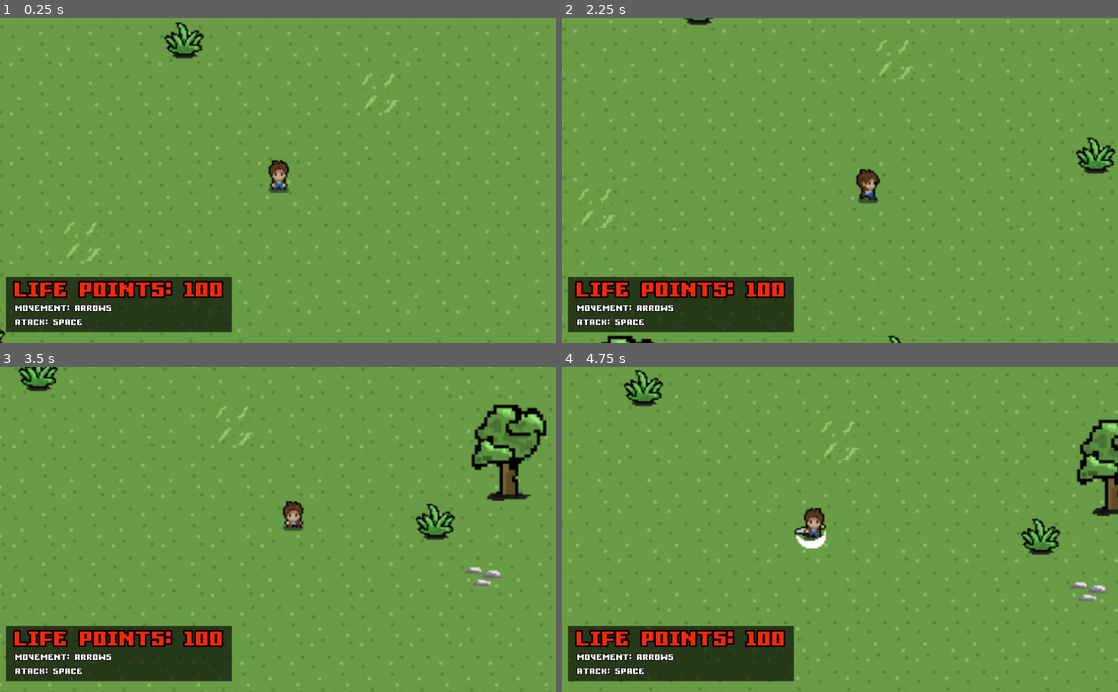
Above: before the commit, frames 1-4 (two rows, left to right).
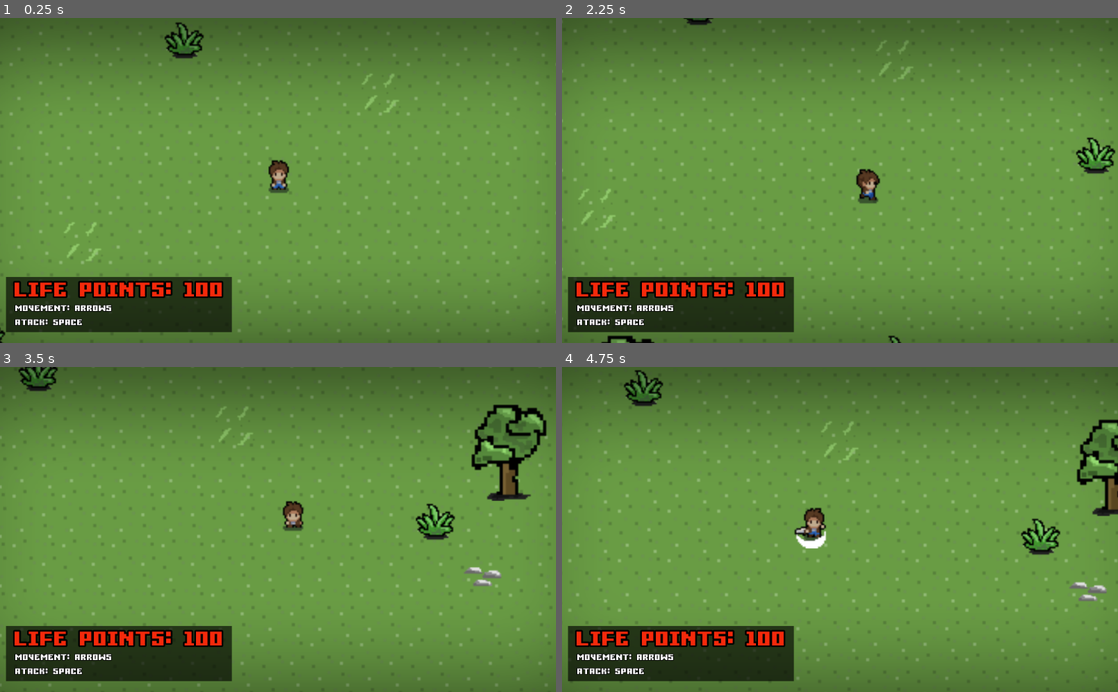
Above: after the commit, the same moments.

Repository: LinickerOstroski/godotProject
Game: Godot game, scene res://Mundo.tscn
Same seed, same stepped clock (60 frames per second), same inputs: the game is played once before the commit and once after it.
Inputs:
- Up to frame 1 (0.25 s): no input
- Up to frame 2 (2.25 s): hold Right (ui_right) 0.53-1.28 s; tap Space (ui_select) at 0.77, 1.52 s; hold Down (ui_down) 1.28-2.03 s; hold Right (ui_right) from 2.03 s (still down)
- Up to frame 3 (3.5 s): release Right (ui_right) at 2.78 s; hold Up (ui_up) from 2.78 s (still down); tap Space (ui_select) at 3.02 s
- Up to frame 4 (4.75 s): release Up (ui_up) at 3.53 s; hold Left (ui_left) from 3.53 s (still down); tap Space (ui_select) at 3.77, 4.52 s

The runs differ from the first frame. In frame 1, 22% of the frame differs, in the area x 0-100%, y 0-100%; in frame 2, 22%; in frame 3, 22%; in frame 4, 22%.

Commit message:
Adding vignette texture to HUD

Diff:
--- a/HUD.tscn
+++ b/HUD.tscn
@@ -1,8 +1,9 @@
-[gd_scene load_steps=7 format=2]
+[gd_scene load_steps=8 format=2]
 
 [ext_resource path="res://HUD.gd" type="Script" id=1]
 [ext_resource path="res://Gamer.ttf" type="DynamicFontData" id=2]
 [ext_resource path="res://assets/HUD.png" type="Texture" id=3]
+[ext_resource path="res://assets/images.png" type="Texture" id=4]
 
 [sub_resource type="DynamicFont" id=3]
 size = 68
@@ -20,6 +21,21 @@
 
 [node name="HUD" type="CanvasLayer"]
 script = ExtResource( 1 )
+
+[node name="vinheta" type="Label" parent="."]
+anchor_left = 0.5
+anchor_top = 0.5
+anchor_right = 0.5
+anchor_bottom = 0.5
+margin_left = -472.0
+margin_top = -300.0
+margin_right = -472.0
+margin_bottom = -286.0
+
+[node name="Sprite" type="Sprite" parent="vinheta"]
+position = Vector2( 474.5, 318 )
+scale = Vector2( 1.22109, 0.9725 )
+texture = ExtResource( 4 )
 
 [node name="Label2" type="Label" parent="."]
 anchor_left = 0.02
Binary file changed: assets/images.png
